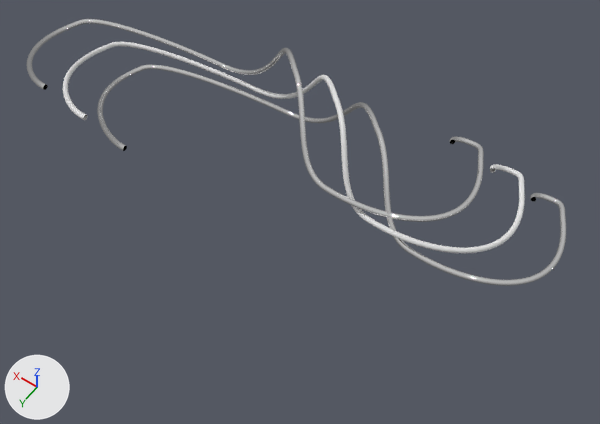
The Blender file NormSplineDev_01.blend as it was, and as the next commit left it.
Camera for both pictures: a camera (50 mm lens) standing at (-49.9, 49.6, 130.9) and looking at (4.4, -26.4, 11.4). Arrows for +X, +Y and +Z are at lower left; the lights stay in place.

Names of what the first picture shows: 'UnNorm', 'new_spline_13', 'new_spline_13.001'.
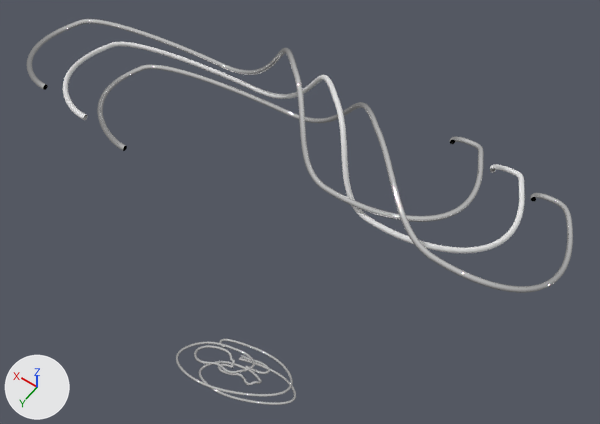
Changed parts and their boxes [x1, y1, x2, y2] in the pictures (600 x 424 px):
'UnNorm', reshaped
    before: [97, 64, 566, 286]
    after: [97, 64, 573, 293]
'NurbsCurve', added
    after: [176, 339, 296, 405]

What changed in the scene script:
```text
Change cu_beziercurve:
    where _sp = cu_beziercurve.splines.new('BEZIER'); _sp.bezier_points.add(7)
    remove _sp.bezier_points.foreach_set('co', [28.95, 25.06, 14.38, 57.86, -6.28, -6.333, 27.32, -17.6, -11.2, -1.895, -4.217, 13.03, -16.72, 7.18, 1.98, -34.56, -16.63, -1.542, -31.14, -20.81, -2.429, -28.3, -17.05, -0.266])
    remove _sp.bezier_points.foreach_set('handle_left', [24.23, 24.51, 14.43, 62.69, 7.987, -5.404, 33.36, -17.37, -11.17, 9.504, -15.37, 12.32, -9.116, 6.585, 1.966, -43.09, -0.879, -1.33, -33.1, -20.66, -2.187, -27.35, -18.15, -0.812])
    remove _sp.bezier_points.foreach_set('handle_right', [33.66, 25.6, 14.34, 55.92, -11.99, -6.705, 10.87, -18.25, -11.27, -9.817, 2.495, 13.71, -29.5, 8.178, 2.005, -33.04, -19.43, -1.58, -27.94, -21.06, -2.824, -29.17, -16.05, 0.232])
    add _sp.bezier_points.foreach_set('co', [28.95, 25.06, 14.38, 57.86, -6.28, -6.333, 27.32, -17.6, -11.2, -1.895, -4.217, 13.03, -22.62, 11.66, 10.06, -35.72, -16.78, -1.542, -31.14, -20.81, -2.429, -28.3, -17.05, -0.266])
    add _sp.bezier_points.foreach_set('handle_left', [24.23, 24.51, 14.43, 62.69, 7.987, -5.404, 33.36, -17.37, -11.17, 9.504, -15.37, 12.32, -15.02, 11.07, 10.05, -44.26, -1.034, -1.33, -33.1, -20.66, -2.187, -27.35, -18.15, -0.812])
    add _sp.bezier_points.foreach_set('handle_right', [33.66, 25.6, 14.34, 55.92, -11.99, -6.705, 10.87, -18.25, -11.27, -9.817, 2.495, 13.71, -35.4, 12.66, 10.09, -34.21, -19.58, -1.58, -27.94, -21.06, -2.824, -29.17, -16.05, 0.232])
Add cu_nurbscurve:
    cu_nurbscurve = bpy.data.curves.new('NurbsCurve', 'CURVE')
    cu_nurbscurve.dimensions = '3D'
    _sp = cu_nurbscurve.splines.new('NURBS'); _sp.points.add(58)
    _sp.points.foreach_set('co', [6.296, -0.355, -1.402, 1.0, -3.634, -1.857, -0.629, 1.0, -4.979, -2.093, -0.542, 1.0, -5.234, -2.528, -0.727, 1.0, -3.92, -2.831, -1.09, 1.0, -2.409, -2.277, -1.039, 1.0, 0.229, -1.632, -1.116, 1.0, 1.558, -2.335, -1.688, 1.0, -9.146, -5.235, -1.52, 1.0, -16.49, -0.0303, 2.326, 1.0, -10.13, 5.63, 4.267, 1.0, -2.44, 8.725, 4.67, 1.0, 5.11, 6.38, 2.275, 1.0, 2.815, -0.0235, -0.686, 1.0, -1.044, -0.981, -0.58, 1.0, -3.865, -1.665, -0.494, 1.0, -7.082, -0.558, 0.0769, 1.0, -7.28, -0.041, 0.568, 1.0, -7.306, 0.644, 1.296, 1.0, -6.797, 1.233, 1.999, 1.0, -6.421, 1.688, 2.143, 1.0, -6.249, 2.439, 2.359, 1.0, -5.185, 3.419, 1.829, 1.0, -3.518, 2.445, 1.583, 1.0, -2.882, 2.317, 1.417, 1.0, -3.075, 2.809, 1.703, 1.0, 0.473, 4.173, 1.855, 1.0, 2.46, 2.506, 0.681, 1.0, 1.568, 0.699, -0.117, 1.0, -0.492, 0.0432, -0.135, 1.0, -1.5, 0.0, 0.0, 1.0, -1.0, 1.0, 0.0, 1.0, 1.0, 1.0, 0.0, 1.0, 1.5, 0.0, 0.0, 1.0, 2.508, 0.0432, -0.135, 1.0, 4.568, 0.699, -0.117, 1.0, 5.46, 2.506, 0.681, 1.0, 3.473, 4.173, 1.855, 1.0, 1.475, 2.399, 1.703, 1.0, 0.118, 2.317, 1.417, 1.0, -0.518, 2.445, 1.583, 1.0, -1.774, 2.711, 1.829, 1.0, -2.387, 1.741, 1.51, 1.0, -2.58, 1.329, 1.251, 1.0, -2.863, 0.843, 0.853, 1.0, -3.075, 0.316, 0.82, 1.0, -3.325, -0.359, 0.568, 1.0, -2.717, -1.122, 0.0769, 1.0, -0.865, -1.665, -0.494, 1.0, 1.956, -0.981, -0.58, 1.0, 5.815, -0.0235, -0.686, 1.0, 8.11, 6.38, 2.275, 1.0, 0.56, 8.725, 4.67, 1.0, -7.127, 5.63, 4.267, 1.0, -13.49, -0.0303, 2.326, 1.0, -6.146, -5.235, -1.52, 1.0, 4.558, -2.335, -1.688, 1.0, 3.229, -1.632, -1.116, 1.0, 0.591, -2.277, -1.039, 1.0])
    _sp.order_v = 0
    cu_nurbscurve.materials.append(mat_material)
    cu_nurbscurve.use_path = True
    cu_nurbscurve.offset = -1.0
    cu_nurbscurve.bevel_depth = 0.22
    cu_nurbscurve.fill_mode = 'FULL'
Add ob_nurbscurve:
    ob_nurbscurve = bpy.data.objects.new('NurbsCurve', cu_nurbscurve)
    ob_nurbscurve.location = (0.0, 0.0, 0.0)
```
